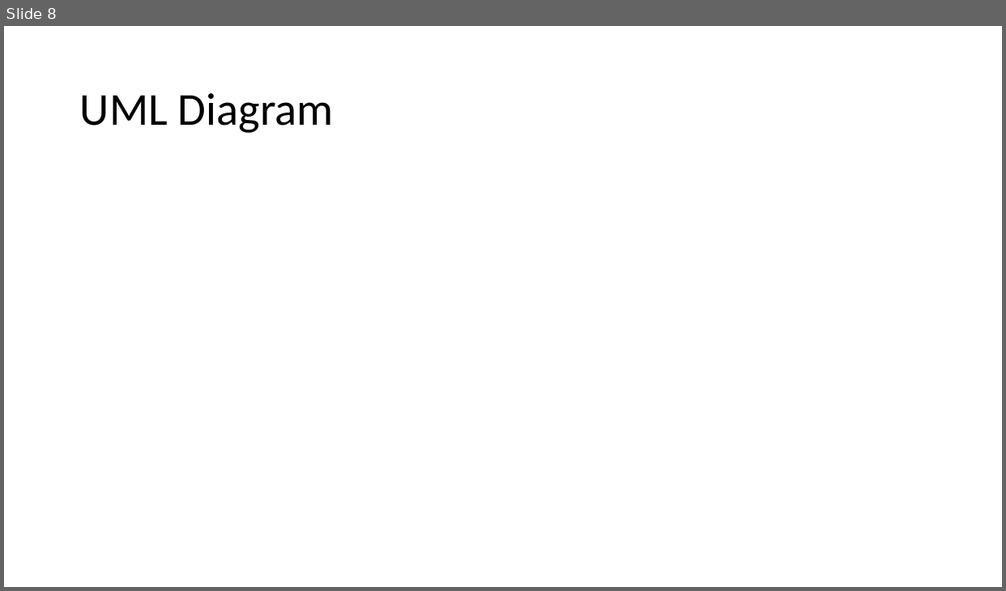
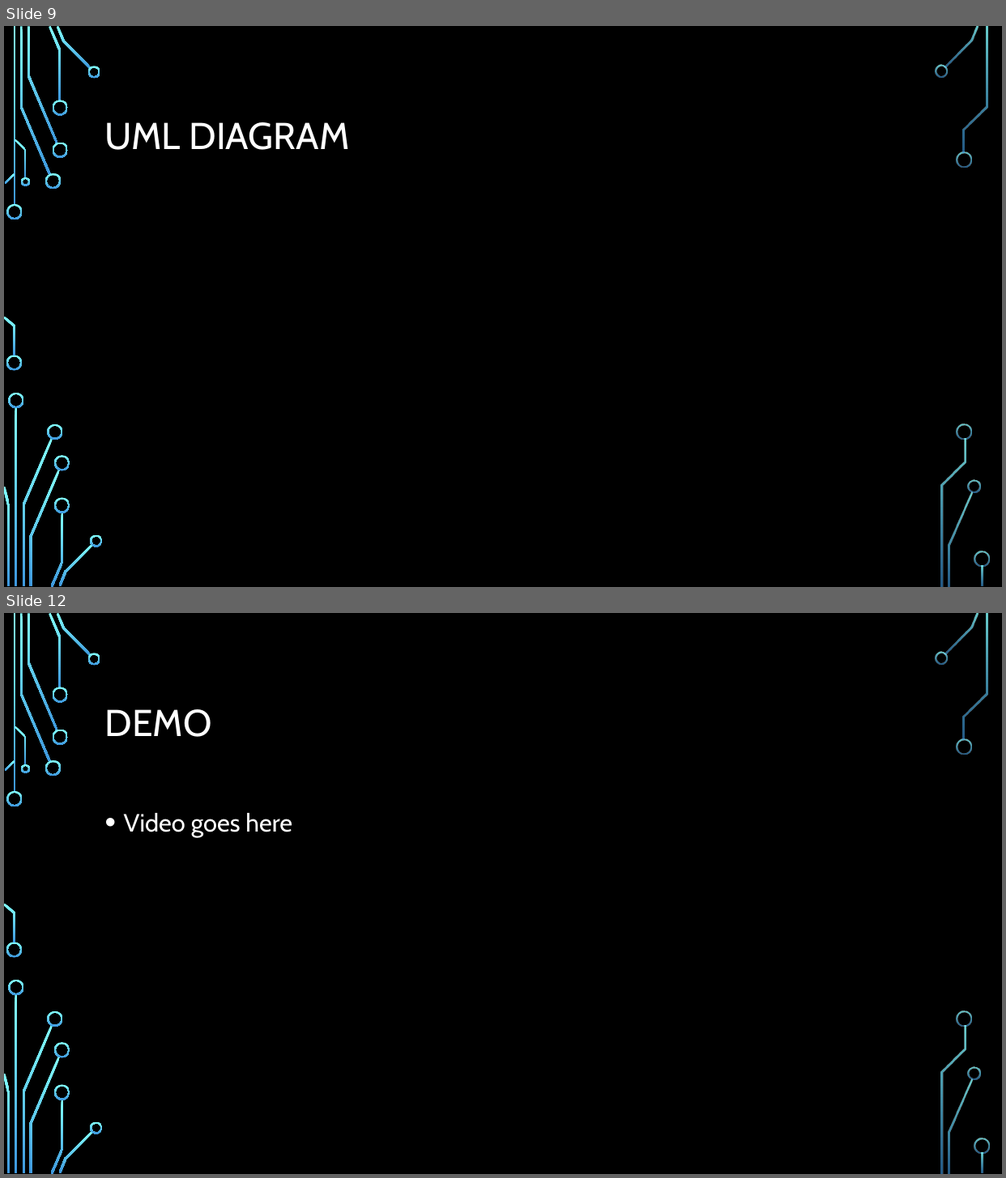
Before and after one commit to SeanMitchell1994/CS321_SP2019, a slide deck: report/Final Project.pptx. Shown one above the other, each under a label of ours: slide 8 before the commit, slides 9 and 12 after it; the slides between them are not shown. The pictures are 1006x591 and 1006x1178 pixels, drawn with LibreOffice and Linux fonts; fonts in the diff are those of the drawing; background and template pictures are left out. Boxes give left, top, right and bottom in pixels: in the first picture for what was removed or moved away, otherwise in the second. Text is boxed around its words. In the diff, an @@ line names an element or a change of style, - is before the commit and + after.

```diff
--- a/report/Final Project.pptx
+++ b/report/Final Project.pptx
@@ slide 12 added at bbox=[4, 613, 1002, 1174], background picture (left out); not listed: 36 template elements that a slide beside it also shows @@
@@ title added at bbox=[105, 709, 212, 737], 36 pt, text #FFFFFF @@
+DEMO
@@ text added at bbox=[124, 813, 292, 837], 24 pt, text #FFFFFF @@
+• Video goes here
@@ what was slide 8 is now slide 9 @@
@@ slide 9 changed as well @@
@@ background #FFFFFF to picture (left out) @@
@@ title at bbox=[105, 122, 349, 150]: text changed; size 44 to 36 pt; font Calibri to Cabin; text colour #000000 to #FFFFFF @@
-UML Diagram
+UML DIAGRAM
@@ group added at bbox=[4, 26, 990, 587]: 33 freeform shapes, 3 rectangles @@
```
Also in this commit, not shown: 7 other slides changed, 4 other slides added, 4 slides removed.
